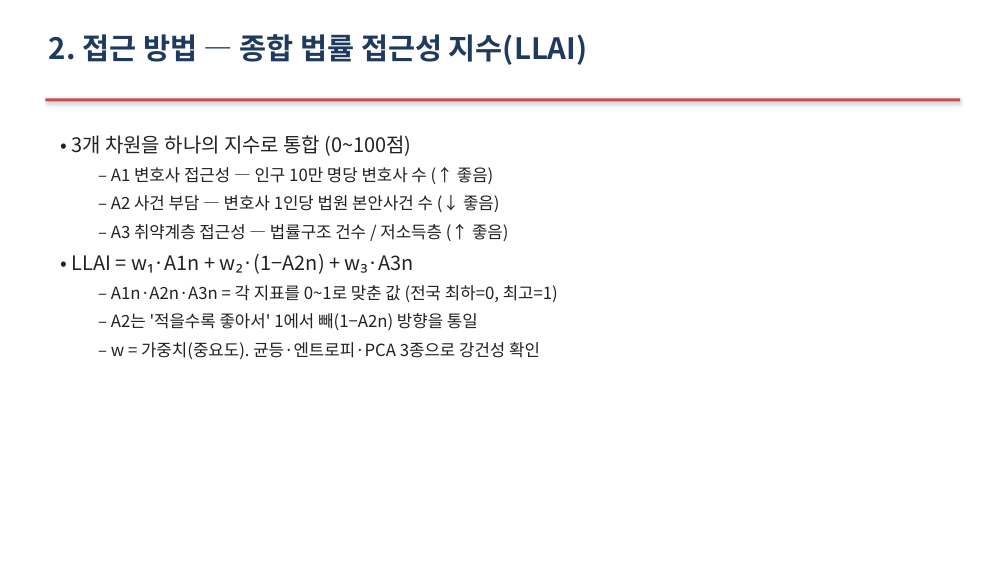
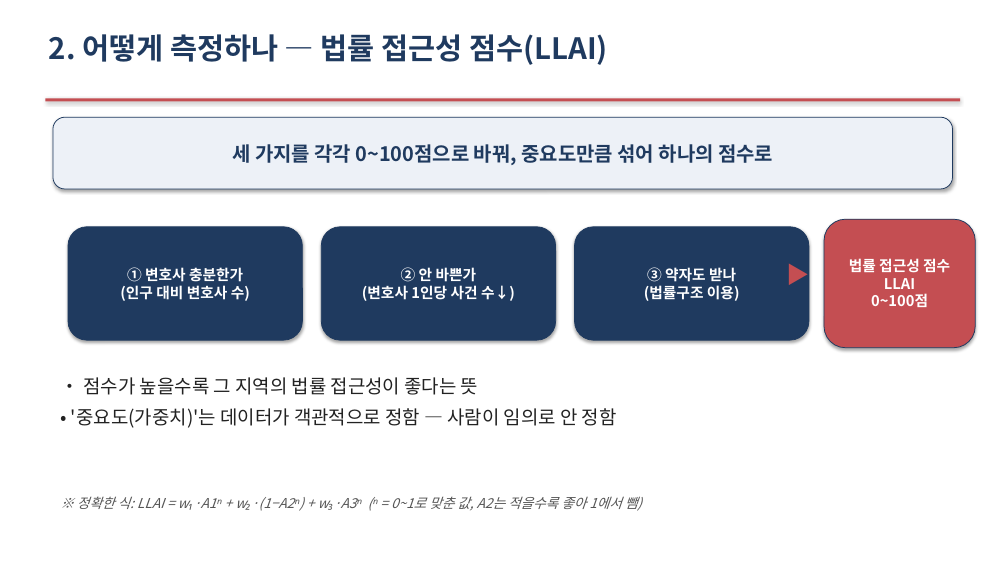
Before and after one commit to Allenkeem/llai-project, a slide deck: slide 4 of reports/발표자료.pptx. Drawn at 1008x567 pixels with LibreOffice and Linux fonts; fonts in the diff are those of the drawing. Boxes give left, top, right and bottom in pixels: in the first picture for what was removed or moved away, otherwise in the second. Text is boxed around its words. In the diff, an @@ line names an element or a change of style, - is before the commit and + after.

```diff
--- a/reports/발표자료.pptx
+++ b/reports/발표자료.pptx
@@ text at (49,34,608,65): text changed @@
-2. 접근 방법 — 종합 법률 접근성 지수(LLAI)
+2. 어떻게 측정하나 — 법률 접근성 점수(LLAI)
@@ rounded rectangle added at (53,117,953,189), fill #EDF1F7, outline #1F3A5F 0.75 pt, 19 pt, text #1F3A5F, bold @@
+세 가지를 각각 0~100점으로 바꿔, 중요도만큼 섞어 하나의 점수로
@@ text removed at (72,135,558,359) @@
-• 3개 차원을 하나의 지수로 통합 (0~100점)
-  – A1 변호사 접근성 — 인구 10만 명당 변호사 수 (↑ 좋음)
-  – A2 사건 부담 — 변호사 1인당 법원 본안사건 수 (↓ 좋음)
-  – A3 취약계층 접근성 — 법률구조 건수 / 저소득층 (↑ 좋음)
-• LLAI = w₁·A1n + w₂·(1−A2n) + w₃·A3n
-  – A1n·A2n·A3n = 각 지표를 0~1로 맞춘 값 (전국 최하=0, 최고=1)
-  – A2는 '적을수록 좋아서' 1에서 빼(1−A2n) 방향을 통일
-  – w = 가중치(중요도). 균등·엔트로피·PCA 3종으로 강건성 확인
@@ rounded rectangle added at (68,227,302,340), fill #1F3A5F, outline #1F3A5F 0.75 pt, 14 pt, text #FFFFFF, bold @@
+① 변호사 충분한가
+(인구 대비 변호사 수)
@@ rounded rectangle added at (321,227,556,340), fill #1F3A5F, outline #1F3A5F 0.75 pt, 14 pt, text #FFFFFF, bold @@
+② 안 바쁜가
+(변호사 1인당 사건 수↓)
@@ rounded rectangle added at (575,227,809,340), fill #1F3A5F, outline #1F3A5F 0.75 pt, 14 pt, text #FFFFFF, bold @@
+③ 약자도 받나
+(법률구조 이용)
@@ rounded rectangle added at (824,219,975,348), fill #C44E52, outline #1F3A5F 0.75 pt, 14 pt, text #FFFFFF, bold @@
+법률 접근성 점수
+LLAI
+0~100점
@@ text added at (775,257,820,302), 22 pt, text #C44E52 @@
+▶
@@ text added at (71,377,617,428), 18 pt, text #222222 @@
+• 점수가 높을수록 그 지역의 법률 접근성이 좋다는 뜻
+• '중요도(가중치)'는 데이터가 객관적으로 정함 — 사람이 임의로 안 정함
@@ text added at (77,496,642,511), 13 pt, text #555555, italic @@
+※ 정확한 식: LLAI = w₁·A1ⁿ + w₂·(1−A2ⁿ) + w₃·A3ⁿ (ⁿ = 0~1로 맞춘 값, A2는 적을수록 좋아 1에서 뺌)
```
Also in this commit, not shown: 18 other slides changed, 1 slide added, 1 slide removed.
